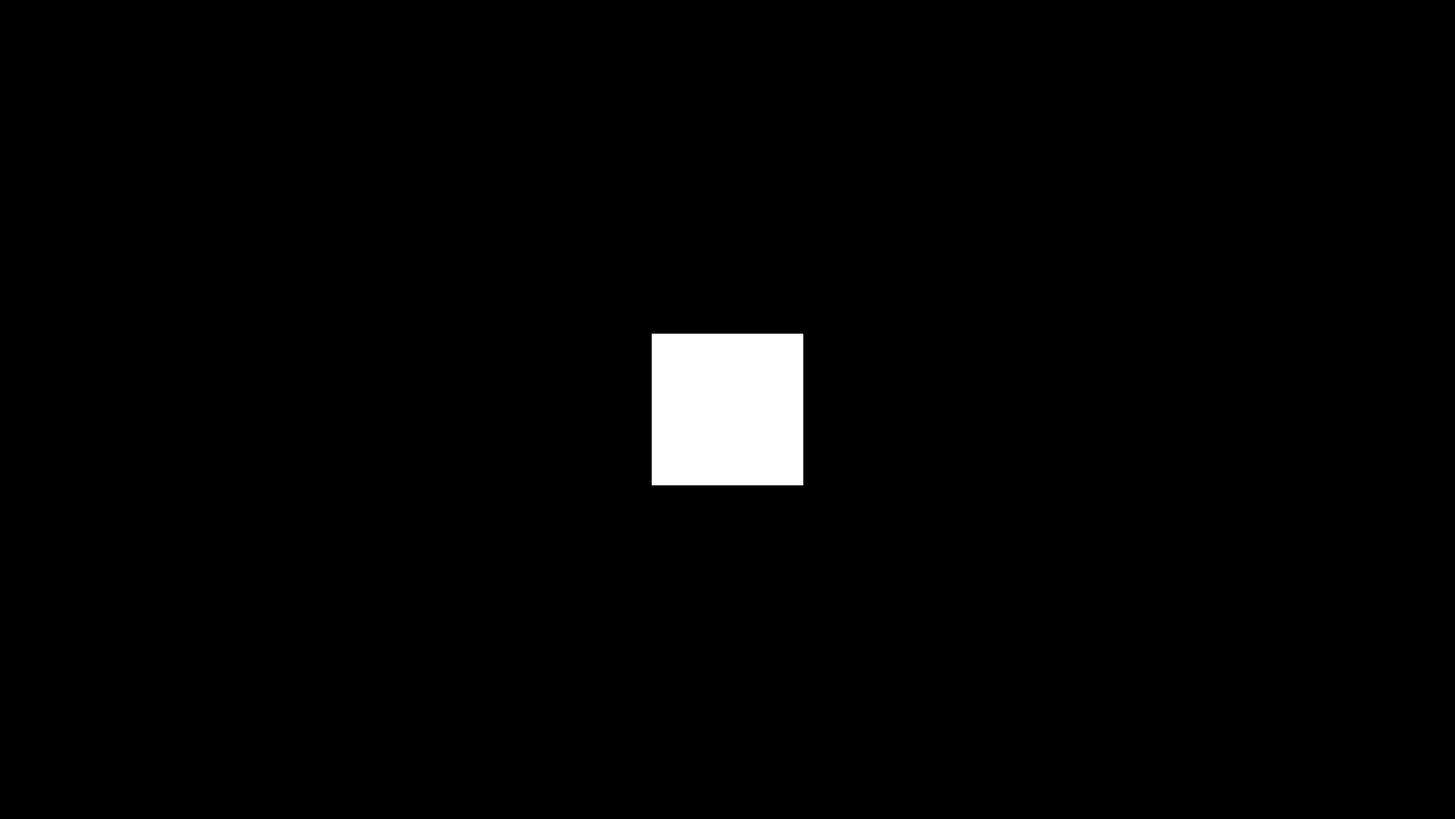
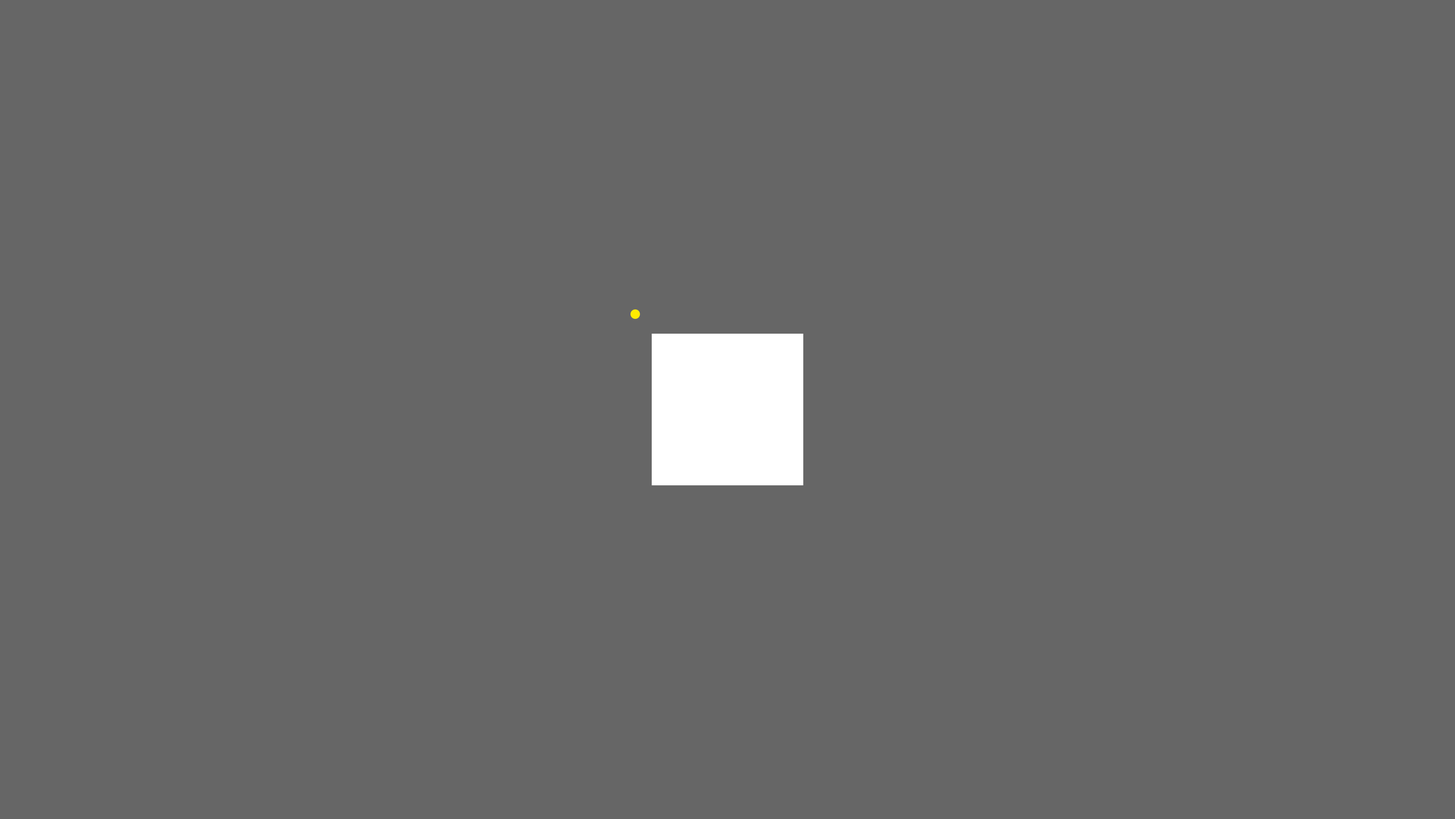
Comparing the layer stacks of the two w=1455, h=819 images. Changes:
added layer "Coin" above "Ground1" over [630, 309, 641, 319]
removed layer "Background" over [0, 0, 1455, 819]
added layer "Background (Reference)" over [0, 0, 1455, 819]
